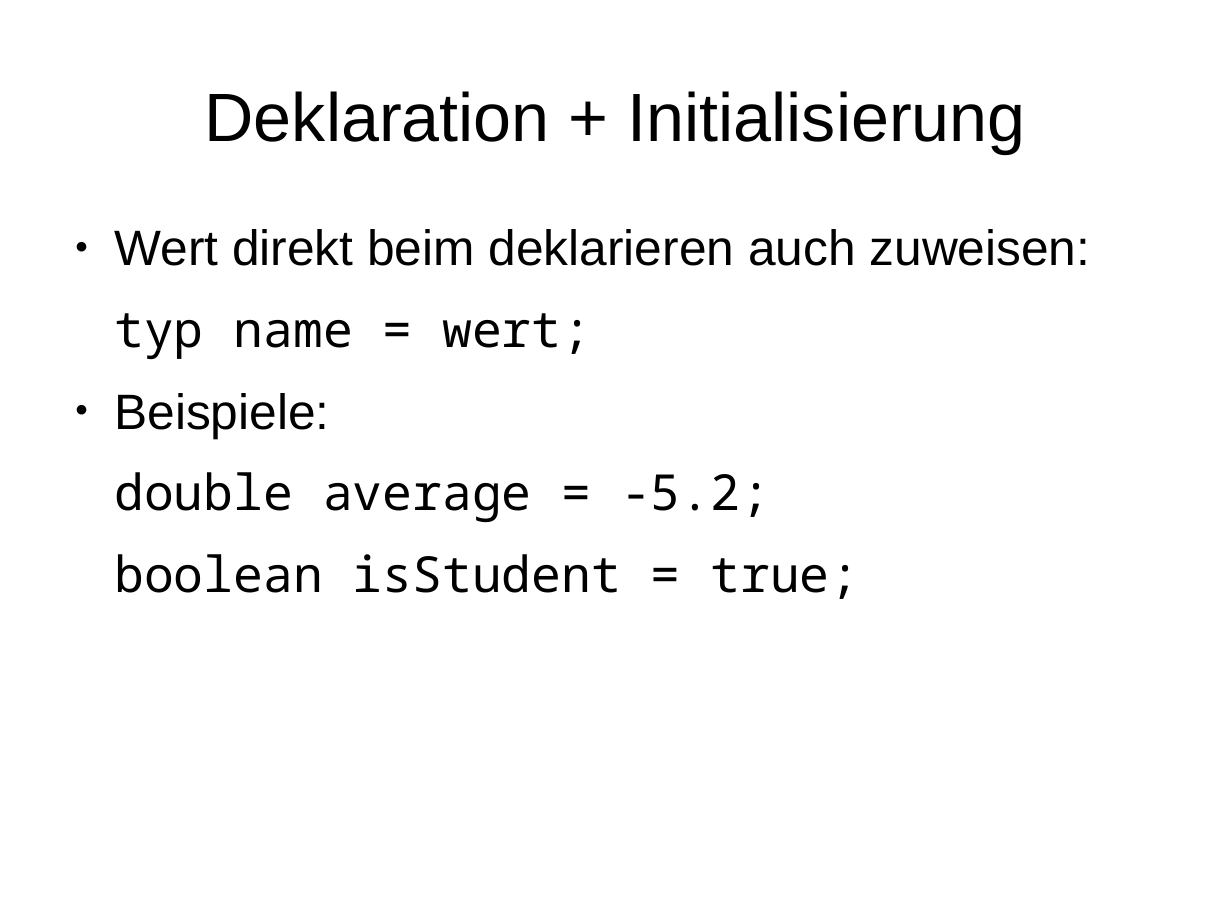
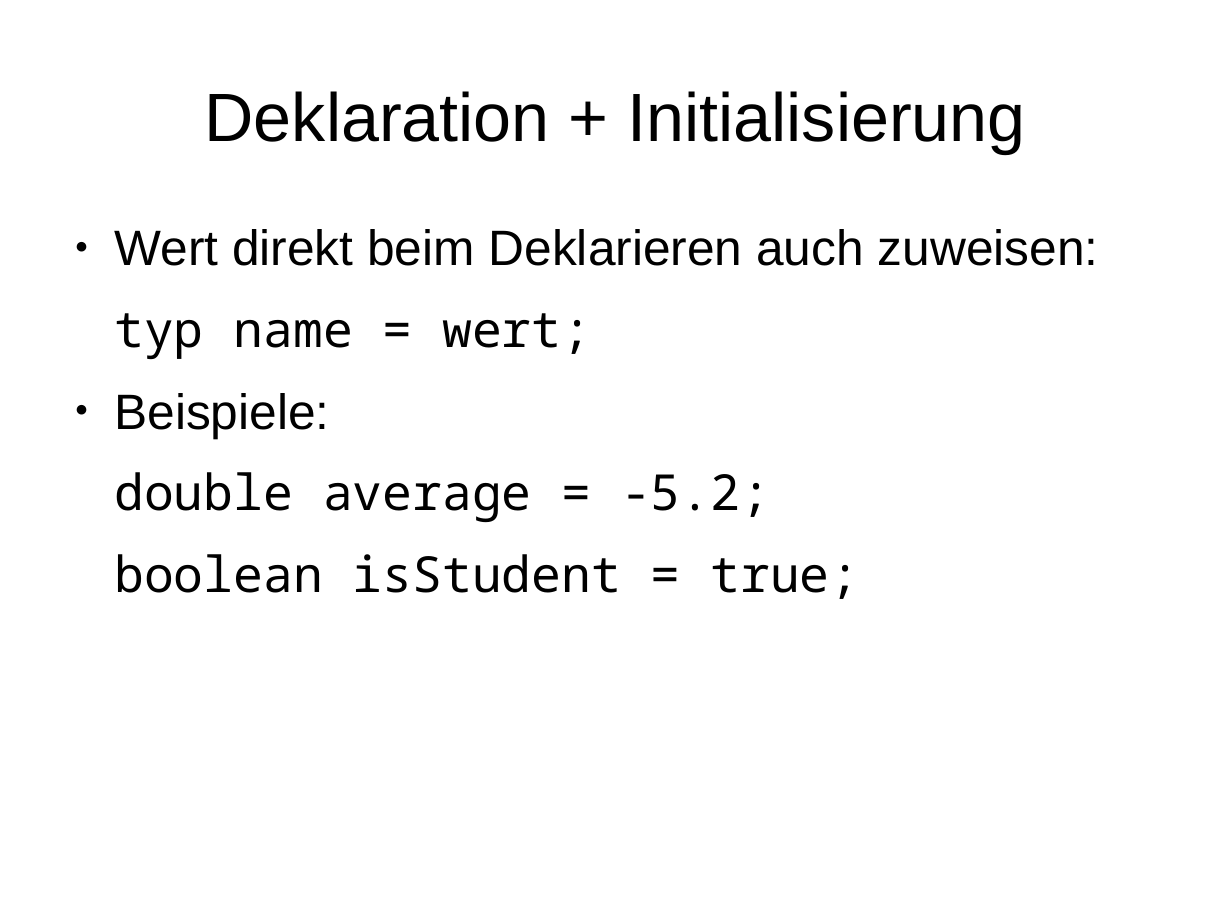
Before and after one commit to phdu/vorkurs, a slide deck: slide 14 of Tag_1/folien_tag_1.odp. Drawn at 1232x924 pixels with LibreOffice and Linux fonts; fonts in the diff are those of the drawing. Boxes give left, top, right and bottom in pixels: in the first picture for what was removed or moved away, otherwise in the second. Text is boxed around its words. In the diff, an @@ line names an element or a change of style, - is before the commit and + after.

```diff
--- a/Tag_1/folien_tag_1.odp
+++ b/Tag_1/folien_tag_1.odp
@@ text at bbox=[114, 229, 1099, 266]: text changed @@
-● Wert direkt beim deklarieren auch zuweisen:
+● Wert direkt beim Deklarieren auch zuweisen:
```
Also in this commit, not shown: 7 other slides changed.
